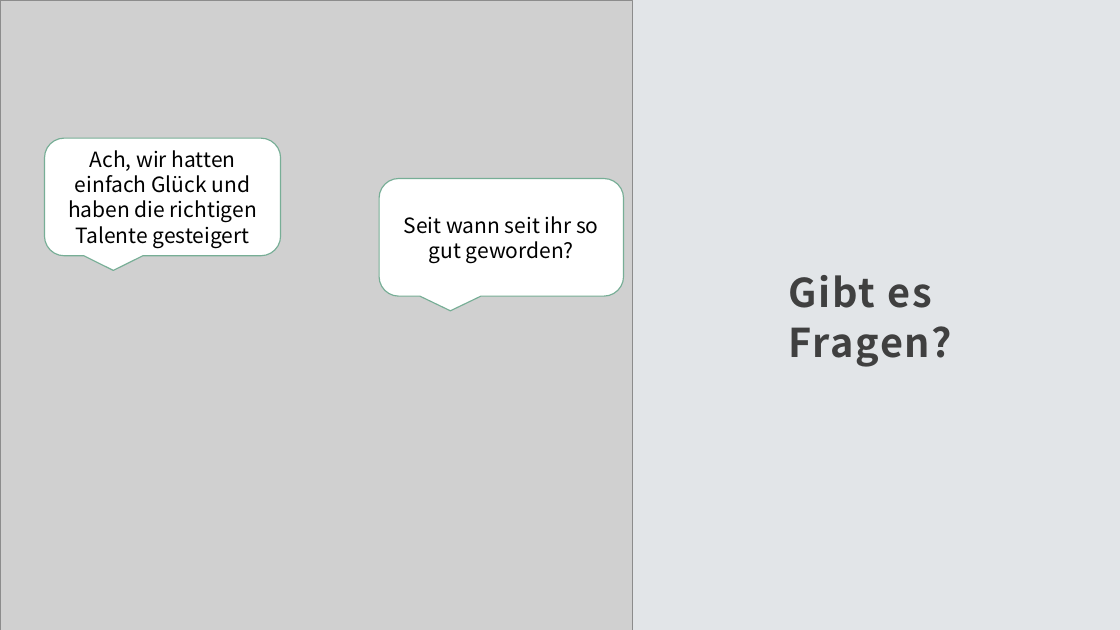
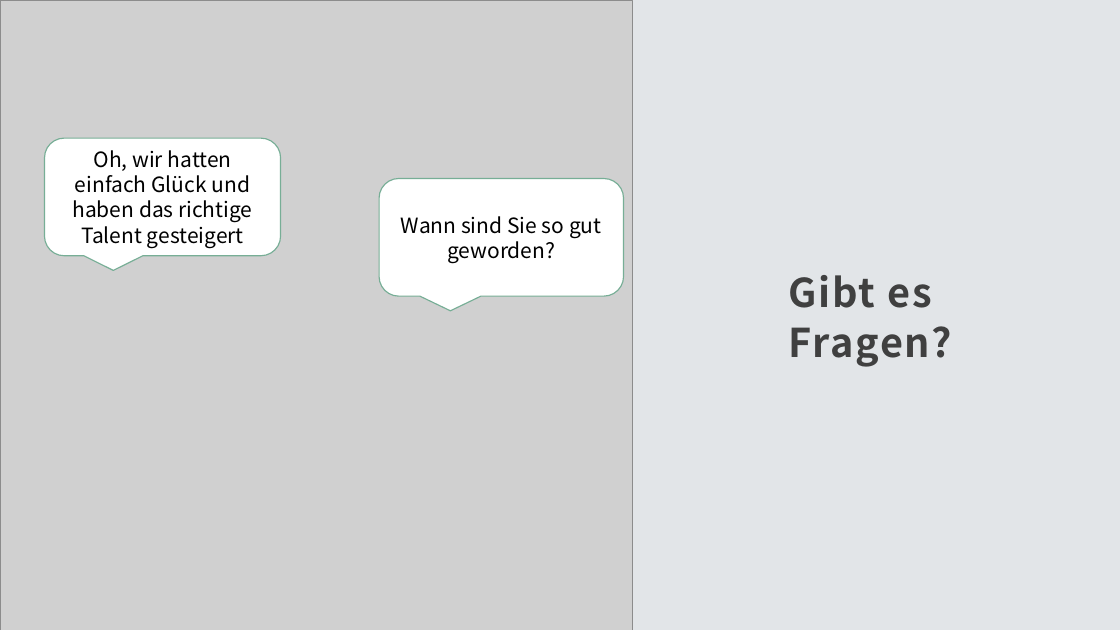
Before and after one commit to schwarzjakob/dsa_analysis, a slide deck: slide 11 of dsa_rolls_analysis/archive/DSA.pptx. Drawn at 1120x630 pixels with LibreOffice and Linux fonts; fonts in the diff are those of the drawing; grey boxes stand for pictures. Boxes give left, top, right and bottom in pixels: in the first picture for what was removed or moved away, otherwise in the second. Text is boxed around its words. In the diff, an @@ line names an element or a change of style, - is before the commit and + after.

```diff
--- a/dsa_rolls_analysis/archive/DSA.pptx
+++ b/dsa_rolls_analysis/archive/DSA.pptx
@@ text in rounded speech box at bbox=[72, 150, 252, 248]: text changed @@
-Ach, wir hatten einfach Glück und haben die richtigen Talente gesteigert
+Oh, wir hatten einfach Glück und haben das richtige Talent gesteigert
@@ text in rounded speech box at bbox=[401, 216, 601, 263]: text changed @@
-Seit wann seit ihr so gut geworden?
+Wann sind Sie so gut geworden?
```
Also in this commit, not shown: 1 other slide changed, 12 other files.
